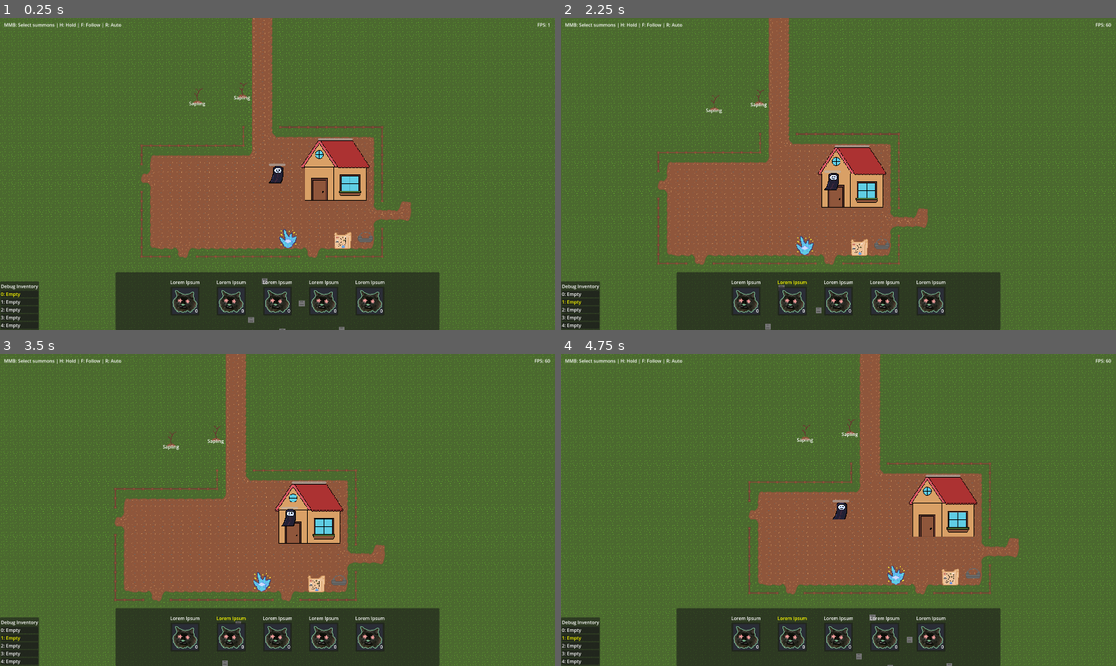
Above: before the commit, frames 1-4 (two rows, left to right).
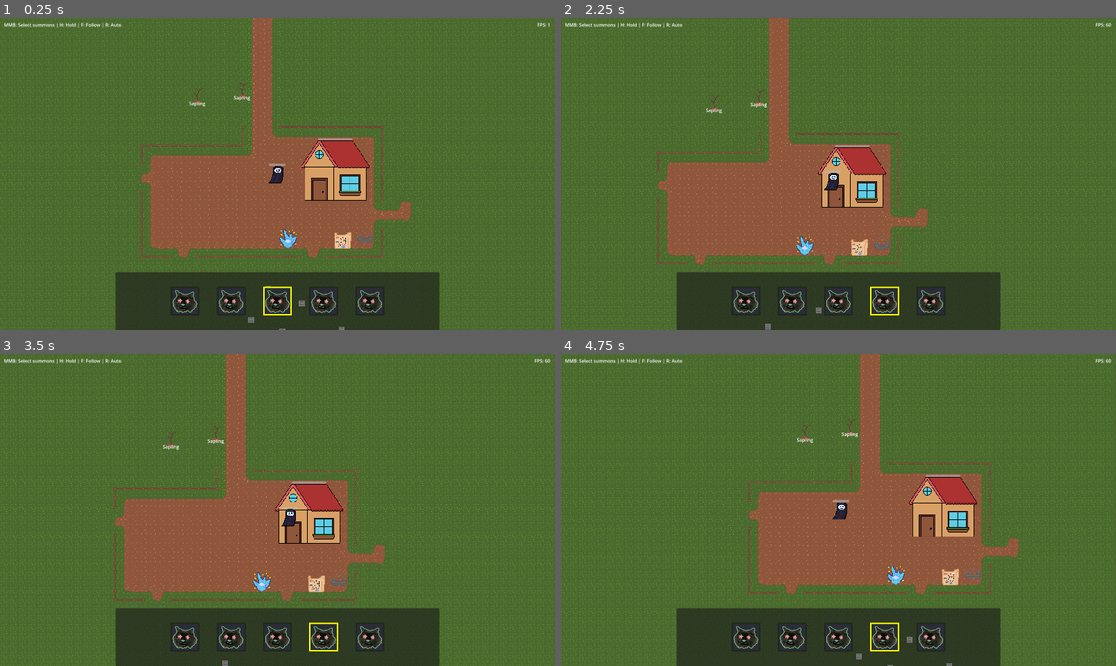
Above: after the commit, the same moments.

Repository: Uvecrep/Gamba
Game: Godot game, scene res://levels/main.tscn
Two runs of this game, one before a commit and one after it. Both use one fixed random seed, a clock stepped at 60 frames per second and the inputs below.
Inputs (mouse positions are in pixels of both pictures, inside the frame that each line leads up to):
- Up to frame 1 (0.25 s): no input
- Up to frame 2 (2.25 s): tap Enter at 0.5 s; move the mouse to (960, 158) at 0.52 s; hold D (right) 0.53-1.25 s; tap E (interact) at 0.6 s; click (960, 158) at 0.67 s; drag from (727, 189) to (749, 89) at 1.27 s; tap Space at 2 s; move the mouse to (894, 105) at 2.02 s; hold D (right) from 2.03 s (still down); tap Mouse wheel up (scroll_up) at 2.1 s; click (894, 105) at 2.17 s
- Up to frame 3 (3.5 s): release D (right) at 2.75 s; tap Enter at 2.75 s; drag from (249, 572) to (155, 438) at 2.77 s
- Up to frame 4 (4.75 s): tap Space at 3.5 s; move the mouse to (1005, 556) at 3.52 s; hold A (left) 3.53-4.25 s; tap F (summon_command_follow) at 3.6 s; click (1005, 556) at 3.67 s; drag from (672, 463) to (810, 503) at 4.27 s

The runs differ from the first frame. In frame 1, 1.4% of the frame differs, in the area x 0-70%, y 83-100%; in frame 2, 1.4%; in frame 3, 1.4%; in frame 4, 1.4%.

Commit message:
Finally do basic inventory

Diff:
--- a/entities/pickups/pickup.gd
+++ b/entities/pickups/pickup.gd
@@ -2,6 +2,7 @@
 class_name Pickup
 
 @export var item_id : StringName
+@export var debug_item_id_label : Label
 
 var floating_towards : Node2D
 
@@ -11,7 +12,15 @@
 	#if not $Area2D.body_entered.is_connected(_on_body_entered):
 		#$Area2D.body_entered.connect(_on_body_entered)
 
+func set_data(new_item_id : StringName) -> void:
+	item_id = new_item_id
+	debug_item_id_label.text = new_item_id
+	# apply visuals and stuff
+
 func _physics_process(_delta: float) -> void:
+
+	apply_force(-linear_velocity * .2) # Apply drag
+
 	if floating_towards != null:
 		var float_force = pow(floating_towards.position.distance_to(position),2)
 		apply_central_force(float_force * position.direction_to(floating_towards.position))
--- a/entities/pickups/pickup.tscn
+++ b/entities/pickups/pickup.tscn
@@ -8,7 +8,7 @@
 
 [sub_resource type="RectangleShape2D" id="RectangleShape2D_lg31k"]
 
-[node name="Pickup" type="RigidBody2D" unique_id=971572308]
+[node name="Pickup" type="RigidBody2D" unique_id=971572308 node_paths=PackedStringArray("debug_item_id_label")]
 collision_layer = 16
 collision_mask = 0
 input_pickable = true
@@ -17,6 +17,7 @@
 linear_damp = 0.1
 angular_damp = 1.0
 script = ExtResource("1_lg31k")
+debug_item_id_label = NodePath("Label")
 metadata/_custom_type_script = "uid://dto83ityng4jl"
 
 [node name="ColorRect" type="ColorRect" parent="." unique_id=107602651]
--- a/entities/player/inventory/player_inventory.gd
+++ b/entities/player/inventory/player_inventory.gd
@@ -3,10 +3,10 @@
 
 signal inventory_changed()
 signal inventory_became_full()
-signal selection_index_changed(new_index : int)
+signal selected_index_changed(new_index : int)
 signal slot_contents_changed(index : int, item_id : StringName, count : int)
 
-var selected_index : int = 0
+var selected_index : int = 2
 var num_slots : int = 5 # TODO implement changing number of slots? Static rn
 
 var inventory_items : Array[StringName] = []
@@ -17,6 +17,13 @@
 	for index in range(num_slots):
 		inventory_items.append(&"")
 		inventory_item_counts.append(0)
+
+func _ready() -> void:
+	selected_index_changed.emit(selected_index)
+
+func set_selected_index(new_index : int) -> void:
+	selected_index = new_index
+	selected_index_changed.emit(new_index)
 
 func get_slot_item_id(index : int) -> StringName:
 	if index < 0 or index >= num_slots: return &""
@@ -38,6 +45,7 @@
 	if new_value == 0:
 		inventory_items[index] = &""
 	inventory_changed.emit()
+	slot_contents_changed.emit(index, inventory_items[index], new_value)
 	return true
 
 func add_items(item_id: StringName, num_items: int) -> bool:
@@ -54,7 +62,11 @@
 		if empty_slots.size() == 0:
 			return false
 
-		target_slot_index = empty_slots[0] # TODO: Should maybe have a smarter way of determining this
+		# Try to put item in selected slot, otherwise in leftmost slot
+		if empty_slots.find(selected_index) != -1:
+			target_slot_index = selected_index
+		else:
+			target_slot_index = empty_slots[0] # TODO: Should maybe have a smarter way of determining this
 		inventory_items[target_slot_index] = item_id
 		filled_new_slot = true
 
--- a/entities/player/player.gd
+++ b/entities/player/player.gd
@@ -56,6 +56,11 @@
 var _death_indicator_label: Label
 var pickups_following_me: Array[Pickup] = []
 
+@export var pickup_packed_scene: PackedScene
+@export var toss_reticle: Node2D
+@export var toss_line: Line2D
+var _is_tossing = false
+
 func _ready() -> void:
 	motion_mode = CharacterBody2D.MOTION_MODE_FLOATING
 	collision_layer = Const.COLLISION_LAYERS.PLAYER
@@ -80,6 +85,10 @@
 
 	_update_health_bar()
 
+	if _is_tossing:
+		toss_reticle.position = get_local_mouse_position()
+		toss_line.points[1] = get_local_mouse_position()
+
 func _physics_process(_delta: float) -> void:
 	if _is_dead:
 		velocity = Vector2.ZERO
@@ -103,10 +112,8 @@
 	if Input.is_action_just_released(scroll_down_action):
 		mouse_scroll_delta -= 1
 
-	if mouse_scroll_delta != 0:
-		player_inventory.selected_index = posmod(player_inventory.selected_index + mouse_scroll_delta,player_inventory.num_slots)
-		player_inventory.selection_index_changed.emit(player_inventory.selected_index)
-		player_inventory.inventory_changed.emit()
+	if mouse_scroll_delta != 0 && _is_tossing == false:
+		player_inventory.set_selected_index(posmod(player_inventory.selected_index + mouse_scroll_delta,player_inventory.num_slots))
 
 	var mouse_pos = get_viewport().get_mouse_position() - (get_viewport().get_visible_rect().size/2)
 	camera.offset = mouse_pos * .1 # this is goofy, should plug into a better feeling damp function
@@ -852,3 +859,33 @@
 			pickups_following_me.remove_at(index)
 
 	_emit_lootbox_inventory_changed()
+
+func _try_perform_item_action(is_left : bool) -> void:
+	if player_inventory.inventory_item_counts[player_inventory.selected_index] == 0: return
+
+	# TODO Do something with left and right click actions here
+
+	_begin_tossing()
+
+func _begin_tossing() -> void:
+	if _is_tossing: return
+
+	toss_reticle.visible = true
+	toss_line.visible = true
+	_is_tossing = true
+
+func _stop_tossing() -> void:
+	if not _is_tossing: return
+	var held_item_id = player_inventory.inventory_items[player_inventory.selected_index]
+	if not player_inventory.remove_items(player_inventory.selected_index,1): return
+
+	# If we're dropping, place the item down. Need to have support for more actions
+	var dropped_pickup : Pickup = pickup_packed_scene.instantiate()
+	get_parent().add_child(dropped_pickup)
+	dropped_pickup.global_position = get_global_mouse_position()
+	dropped_pickup.set_data(held_item_id)
+
+
+	toss_reticle.visible = false
+	toss_line.visible = false
+	_is_tossing = false
--- a/entities/player/player.tscn
+++ b/entities/player/player.tscn
@@ -2,20 +2,24 @@
 
 [ext_resource type="Script" uid="uid://b5x3ag8pucgmf" path="res://entities/player/player.gd" id="1_abrql"]
 [ext_resource type="Texture2D" uid="uid://bwxhko8w27k0n" path="res://assets/characters/player.png" id="2_abrql"]
+[ext_resource type="Texture2D" uid="uid://dh1jj6uvf68bk" path="res://icon.png" id="3_sglur"]
 
 [sub_resource type="RectangleShape2D" id="RectangleShape2D_wdj6m"]
 size = Vector2(50, 60)
 
 [sub_resource type="CircleShape2D" id="CircleShape2D_abrql"]
 
-[node name="player" type="CharacterBody2D" unique_id=57563531]
+[node name="player" type="CharacterBody2D" unique_id=57563531 node_paths=PackedStringArray("toss_reticle", "toss_line")]
 script = ExtResource("1_abrql")
+toss_reticle = NodePath("TossReticle")
+toss_line = NodePath("TossLine")
 
 [node name="CollisionShape2D" type="CollisionShape2D" parent="." unique_id=1986886271]
 position = Vector2(-5, 2)
 shape = SubResource("RectangleShape2D_wdj6m")
 
 [node name="Sprite2D" type="Sprite2D" parent="." unique_id=2107561974]
+z_index = 3
 texture_filter = 1
 scale = Vector2(2, 2)
 texture = ExtResource("2_abrql")
@@ -51,5 +55,16 @@
 value = 100.0
 show_percentage = false
 
+[node name="TossReticle" type="Node2D" parent="." unique_id=1440640529]
+visible = false
+
+[node name="Sprite2D" type="Sprite2D" parent="TossReticle" unique_id=1343234261]
+scale = Vector2(0.1, 0.1)
+texture = ExtResource("3_sglur")
+
+[node name="TossLine" type="Line2D" parent="." unique_id=1004722858]
+visible = false
+points = PackedVector2Array(10, 10, 100, 100)
+
 [connection signal="area_entered" from="PickupMagnetRadius" to="." method="_on_pickup_touched_radius"]
 [connection signal="area_entered" from="PickupCollectRadius" to="." method="_on_pickup_touched_me"]
--- a/levels/main.tscn
+++ b/levels/main.tscn
@@ -50,6 +50,7 @@
 [node name="player" parent="." unique_id=57563531 instance=ExtResource("1_2262g")]
 z_index = 1
 position = Vector2(614, 242)
+pickup_packed_scene = ExtResource("13_1fput")
 
 [node name="UI" type="CanvasLayer" parent="." unique_id=299344106]
 script = ExtResource("8_hud")
@@ -82,6 +83,7 @@
 horizontal_alignment = 1
 
 [node name="DebugInventory" parent="UI" unique_id=1649588140 node_paths=PackedStringArray("player_ref") instance=ExtResource("11_c7dyn")]
+visible = false
 player_ref = NodePath("../../player")
 
 [node name="Inventory" parent="UI" unique_id=1753442306 node_paths=PackedStringArray("player_ref") instance=ExtResource("12_1fput")]
@@ -161,7 +163,7 @@
 text = "Quit"
 
 [node name="Pickup" parent="." unique_id=1634760408 instance=ExtResource("13_1fput")]
-position = Vector2(570, 613)
+position = Vector2(581, 640)
 item_id = &"lootbox_chaos"
 
 [node name="Pickup2" parent="." unique_id=1896649483 instance=ExtResource("13_1fput")]
--- a/ui/inventory/inventory_slot.gd
+++ b/ui/inventory/inventory_slot.gd
@@ -2,22 +2,41 @@
 
 class_name InventorySlot
 
+signal slot_left_mouse_down()
+signal slot_right_mouse_down()
+signal slot_mouse_up()
+
 @export var item_image_texture_rect : TextureRect
 @export var item_name_label : Label
 @export var item_count_label : Label
+@export var click_detection_box : Control
+@export var item_portrait_border : Panel
 
-var is_empty : bool = false
 var is_selected : bool = false
 
 func set_is_selected(new_is_selected : bool) -> void:
 	is_selected = new_is_selected
 	if is_selected:
 		item_name_label.add_theme_color_override("font_color", Color.YELLOW)
+		var style = StyleBoxFlat.new()
+		style.bg_color = Color.YELLOW
+		item_portrait_border.add_theme_stylebox_override("panel", style)
 	else:
 		item_name_label.remove_theme_color_override("font_color")
+		item_portrait_border.remove_theme_stylebox_override("panel")
 
 func set_info(item_name : String, item_image : Texture2D, item_count : int) -> void:
 	if (item_count == 0): item_name = ""
+	item_count_label.visible = item_count != 0
 	item_name_label.text = item_name
 	#item_image_texture_rect.texture = item_image
 	item_count_label.text = str(item_count)
+
+func _on_panel_gui_input(event: InputEvent) -> void:
+	if event is InputEventMouseButton:
+		if event.pressed and event.button_index == MOUSE_BUTTON_LEFT:
+			slot_left_mouse_down.emit()
+		if event.pressed and event.button_index == MOUSE_BUTTON_RIGHT:
+			slot_right_mouse_down.emit()
+		if not event.pressed:
+			slot_mouse_up.emit()
--- a/ui/inventory/inventory_slot.tscn
+++ b/ui/inventory/inventory_slot.tscn
@@ -3,7 +3,7 @@
 [ext_resource type="Script" uid="uid://2x60pl2xk3d2" path="res://ui/inventory/inventory_slot.gd" id="1_huu8b"]
 [ext_resource type="Texture2D" uid="uid://dh1jj6uvf68bk" path="res://icon.png" id="2_nktrt"]
 
-[node name="InventorySlot" type="Control" unique_id=1493361272 node_paths=PackedStringArray("item_image_texture_rect", "item_name_label", "item_count_label")]
+[node name="InventorySlot" type="Control" unique_id=1493361272 node_paths=PackedStringArray("item_image_texture_rect", "item_name_label", "item_count_label", "click_detection_box", "item_portrait_border")]
 layout_mode = 3
 anchors_preset = 7
 anchor_left = 0.5
@@ -13,58 +13,11 @@
 grow_horizontal = 2
 grow_vertical = 0
 script = ExtResource("1_huu8b")
-item_image_texture_rect = NodePath("Panel/ItemImageTextureRect")
+item_image_texture_rect = NodePath("Control/Panel/ItemImageTextureRect")
 item_name_label = NodePath("Control/ItemNameLabel")
-item_count_label = NodePath("Panel/ItemCountLabel")
-
-[node name="Panel" type="Panel" parent="." unique_id=1898750635]
-layout_mode = 1
-anchors_preset = 7
-anchor_left = 0.5
-anchor_top = 1.0
-anchor_right = 0.5
-anchor_bottom = 1.0
-offset_left = -50.0
-offset_top = -150.0
-offset_right = 50.0
-offset_bottom = -50.0
-grow_horizontal = 2
-grow_vertical = 0
-
-[node name="ItemImageTextureRect" type="TextureRect" parent="Panel" unique_id=1949687734]
-layout_mode = 1
-anchors_preset = 15
-anchor_right = 1.0
-anchor_bottom = 1.0
-offset_left = 5.0
-offset_top = 5.0
-offset_right = -5.0
-offset_bottom = -5.0
-grow_horizontal = 2
-grow_vertical = 2
-texture = ExtResource("2_nktrt")
-expand_mode = 1
-
-[node name="ItemCountLabel" type="Label" parent="Panel" unique_id=1910027162]
-layout_mode = 1
-anchors_preset = 3
-anchor_left = 1.0
-anchor_top = 1.0
-anchor_right = 1.0
-anchor_bottom = 1.0
-offset_left = -15.0
-offset_top = -28.0
-offset_right = -5.0
-offset_bottom = -5.0
-grow_horizontal = 0
-grow_vertical = 0
-text = "0"
-horizontal_alignment = 2
-
-[node name="MarginContainer" type="MarginContainer" parent="Panel" unique_id=1898394841]
-layout_mode = 0
-offset_right = 40.0
-offset_bottom = 40.0
+item_count_label = NodePath("Control/Panel/ItemCountLabel")
+click_detection_box = NodePath("Control/Panel")
+item_portrait_border = NodePath("Control/Panel")
 
 [node name="Control" type="Control" parent="." unique_id=829845943]
 anchors_preset = 0
@@ -84,3 +37,54 @@
 grow_vertical = 2
 text = "Lorem Ipsum"
 horizontal_alignment = 1
+
+[node name="Panel" type="Panel" parent="Control" unique_id=1898750635]
+layout_mode = 1
+anchors_preset = 7
+anchor_left = 0.5
+anchor_top = 1.0
+anchor_right = 0.5
+anchor_bottom = 1.0
+offset_left = -50.0
+offset_top = -150.0
+offset_right = 50.0
+offset_bottom = -50.0
+grow_horizontal = 2
+grow_vertical = 0
+
+[node name="ItemImageTextureRect" type="TextureRect" parent="Control/Panel" unique_id=1949687734]
+layout_mode = 1
+anchors_preset = 15
+anchor_right = 1.0
+anchor_bottom = 1.0
+offset_left = 5.0
+offset_top = 5.0
+offset_right = -5.0
+offset_bottom = -5.0
+grow_horizontal = 2
+grow_vertical = 2
+texture = ExtResource("2_nktrt")
+expand_mode = 1
+
+[node name="ItemCountLabel" type="Label" parent="Control/Panel" unique_id=1910027162]
+layout_mode = 1
+anchors_preset = 3
+anchor_left = 1.0
+anchor_top = 1.0
+anchor_right = 1.0
+anchor_bottom = 1.0
+offset_left = -15.0
+offset_top = -28.0
+offset_right = -5.0
+offset_bottom = -5.0
+grow_horizontal = 0
+grow_vertical = 0
+text = "0"
+horizontal_alignment = 2
+
+[node name="MarginContainer" type="MarginContainer" parent="Control/Panel" unique_id=1898394841]
+layout_mode = 0
+offset_right = 40.0
+offset_bottom = 40.0
+
+[connection signal="gui_input" from="Control/Panel" to="." method="_on_panel_gui_input"]
--- a/ui/inventory/inventory_ui.gd
+++ b/ui/inventory/inventory_ui.gd
@@ -14,14 +14,19 @@
 var slots : Array[InventorySlot]
 
 func _ready() -> void:
-	slots.append(slot_0)
-	slots.append(slot_1)
-	slots.append(slot_2)
-	slots.append(slot_3)
-	slots.append(slot_4)
+	_connect_slot_signals(slot_0)
+	_connect_slot_signals(slot_1)
+	_connect_slot_signals(slot_2)
+	_connect_slot_signals(slot_3)
+	_connect_slot_signals(slot_4)
 
-	player_ref.player_inventory.selection_index_changed.connect(_on_selected_index_changed)
+	player_ref.player_inventory.selected_index_changed.connect(_on_selected_index_changed)
 	player_ref.player_inventory.slot_contents_changed.connect(_on_slot_contents_changed)
+
+	# TODO Shouldn't need to do this, but UI is readying after the player for some reason
+	slots[player_ref.player_inventory.selected_index].set_is_selected(true)
+	for i in range(slots.size()):
+		slots[i].set_info(player_ref.player_inventory.get_slot_item_id(i), null, player_ref.player_inventory.get_slot_count(i))
 
 func _on_selected_index_changed(slot_index : int) -> void:
 	assert(slot_index >= 0 && slot_index < 5, "inventory_ui._on_selected_index_changed(): Slot index was not valid")
@@ -34,3 +39,13 @@
 
 	slots[slot_index].set_info(item_id, null, count)
 	pass
+
+func _connect_slot_signals(slot : InventorySlot):
+	var indice = slots.size()
+	slots.append(slot)
+	# slot.slot_left_mouse_down.connect(player_ref._try_perform_item_action.bind(true))
+	slot.slot_left_mouse_down.connect(player_ref.player_inventory.set_selected_index.bind(indice))
+	slot.slot_right_mouse_down.connect(player_ref._try_perform_item_action.bind(false))
+	slot.slot_right_mouse_down.connect(player_ref.player_inventory.set_selected_index.bind(indice))
+
+	slot.slot_mouse_up.connect(player_ref._stop_tossing)
